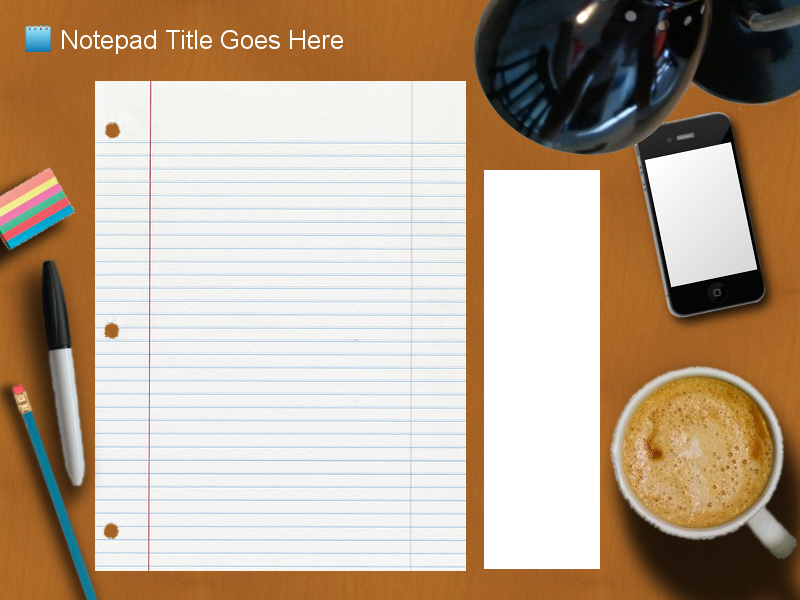
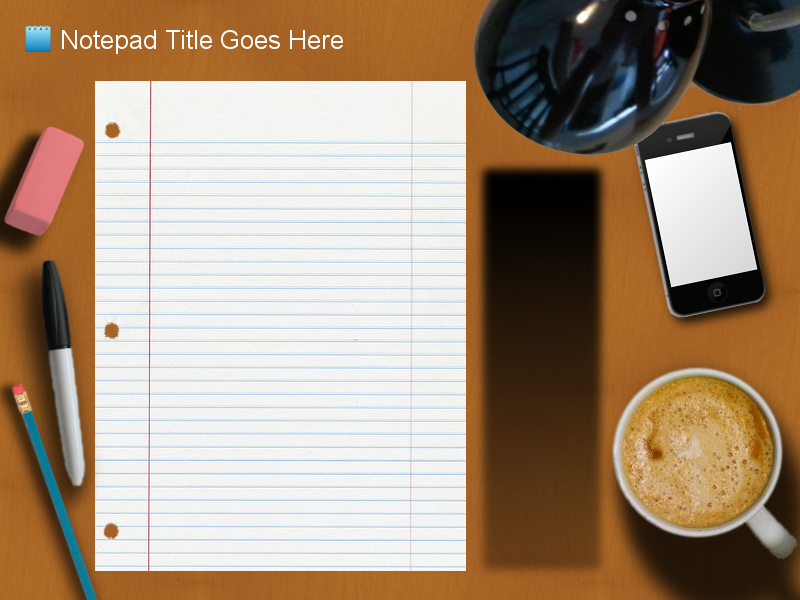
Layered file, before and after one edit (800x600). Changes by layer:
painted on "Toolbar" over <box>474,160,613,577</box>
removed layer "ToolbarBack" over <box>484,170,600,569</box>
painted on "coffee-cup.jpg" over <box>609,365,785,541</box>
added layer "pink eraser.jpg" above "Pink Eraser Shadow" over <box>3,126,85,237</box>
added layer "Pink Eraser Shadow" (80%) above "RainbowEraser.jpg" over <box>0,126,85,272</box>
hid "RainbowEraser.jpg", painted on it over <box>0,167,76,257</box>
hid "Rainbow Shadow" over <box>0,165,79,280</box>
